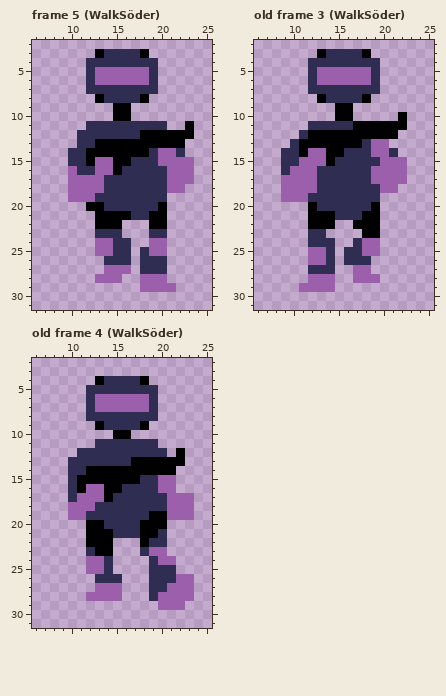
A pixel-art file gets an edit: Assets/Textures/Aseprite Filer/RangedAnimDoc.aseprite. The picture above is the old version.
32x32 pixels, 6 frames. Shown: frame 5 (WalkSöder): x 6..25, y 2..31; old frame 3 (WalkSöder): x 6..25, y 2..31; old frame 4 (WalkSöder): x 6..25, y 2..31. The commit also changed other frames, which this record leaves out.
Once edited:
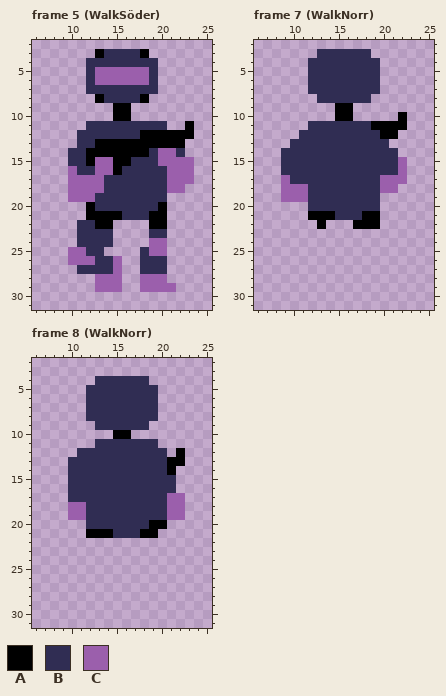
Palette (. is transparent): A #000000  B #302d53  C #9b5fac
A new or re-ordered frame is compared with the old frame closest to it.
Diff:
frames 6 -> 9
Frame 5 (WalkSöder), layers "LJUS", "MÖRK", "BAS":
Colour A is added in row 21 at x 12.
Colour B is added in rows 22 to 24 at x 11 to 12; in row 25 at x 12; in row 26 at x 13; in row 27 at x 11 to 13.
Colour B replaces colour A in row 20 at x 13; in row 21 at x 16.
Colour B replaces colour C in row 24 at x 13 to 14; in row 25 at x 13; in row 27 at x 14.
Colour C is added in row 25 at x 10 to 11; in row 26 at x 10 to 12; in row 29 at x 13 to 15.
Colour C replaces colour B in row 26 at x 15.
The author cleared colour A in row 22 at x 15.
The author cleared colour B in row 23 at x 15; in rows 24 to 25 at x 15 to 16; in row 26 at x 16.
The author cleared colour C in row 25 at x 14; in row 27 at x 16.
Frame 7 (WalkNorr) is new; against old frame 3 (WalkSöder):
Colour B replaces colour A in row 3 at x 13 and 18; in row 8 at x 13 and 18; in row 11 at x 17 to 18; in row 12 at x 12 to 19; in row 13 at x 11 to 17; in row 14 at x 11 and 14 to 15.
Colour B replaces colour A in row 15 at x 14; in row 20 at x 12 and 19.
Colour B replaces colour C in rows 5 to 6 at x 13 to 18; in row 13 at x 19 to 20; in row 14 at x 12 to 13 and 19 to 20; in row 15 at x 11 to 13 and 20 to 21; in row 16 at x 10 to 12 and 19 to 21; in row 17 at x 10 to 12 and 19.
Colour B replaces colour C in row 18 at x 12.
The author cleared colour A in row 22 at x 12 and 14; in row 23 at x 18 to 19.
The author cleared colour B in row 23 at x 12 to 13; in row 24 at x 12 to 14 and 17; in row 25 at x 14 and 16 to 17; in row 26 at x 14 and 16 to 18; in row 27 at x 12 to 14.
The author cleared colour C in row 24 at x 18 to 19; in row 25 at x 12 to 13 and 18 to 19; in row 26 at x 12 to 13; in row 27 at x 17 to 18; in row 28 at x 12 to 14 and 17 to 19; in row 29 at x 11 to 14.
Frame 8 (WalkNorr) is new; against old frame 4 (WalkSöder):
Colour B replaces colour A in row 4 at x 13 and 18; in row 9 at x 13 and 18; in row 13 at x 17 to 20; in row 14 at x 12 to 20; in row 15 at x 11 to 17; in row 16 at x 11 and 14 to 15.
Colour B replaces colour A in row 17 at x 14; in row 19 at x 19 to 20; in row 20 at x 12 to 13 and 18.
Colour B replaces colour C in rows 6 to 7 at x 13 to 18; in row 15 at x 20 to 21; in row 16 at x 12 to 13 and 20 to 21; in row 17 at x 11 to 13; in row 18 at x 12.
The author cleared colour A in row 22 at x 12 to 14 and 18; in row 23 at x 13 to 14.
The author cleared colour B in row 21 at x 20; in row 22 at x 19 to 20; in row 23 at x 12 and 18; in row 24 at x 14 and 19; in row 25 at x 14 and 19 to 21; in row 26 at x 13 to 15 and 19 to 21.
The author cleared colour B in row 27 at x 19 to 20; in row 28 at x 19.
The author cleared colour C in rows 17 to 19 at x 23; in row 23 at x 19 to 20; in row 24 at x 12 to 13 and 20 to 21; in row 25 at x 12 to 13; in row 26 at x 22 to 23; in row 27 at x 13 to 15 and 21 to 23.
The author cleared colour C in row 28 at x 12 to 15 and 20 to 23; in row 29 at x 20 to 22.
